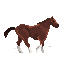
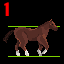
Comparing the layer stacks of the two 64×64 images. Changes:
hid group "walk8" (3 layers) over [0, 0, 64, 64]
painted on "Layer 1" over [4, 16, 60, 58]
showed group "walk1" (1st of 2) (3 layers) over [0, 0, 63, 64]
added layer "1" in group "walk1" over [4, 2, 9, 16]
painted on "walk1" (2nd of 2, in "walk1") over [3, 17, 58, 56]
added layer "Layer 2 copy" above "Layer 2" over [8, 26, 60, 27]
added layer "Layer 2" above "Background" over [8, 56, 60, 57]
showed "Background", painted on it over [0, 0, 64, 64]
